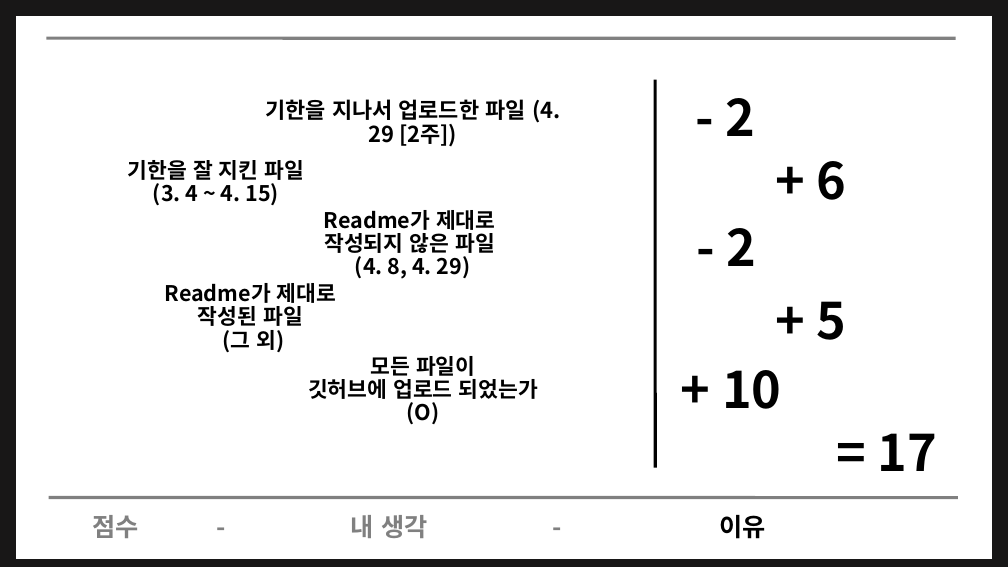
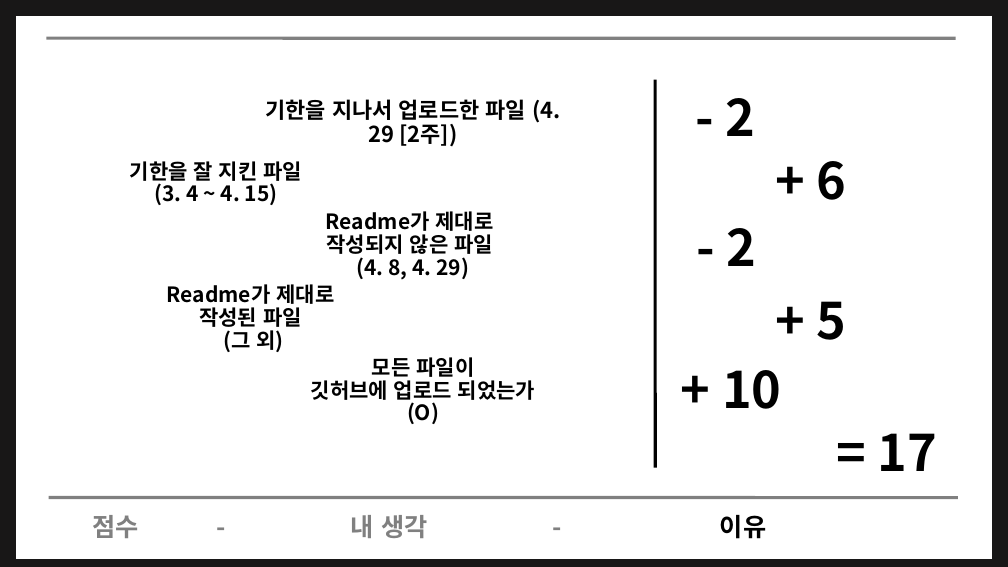
Before and after one commit to 20Sangwoo/-, a slide deck: slide 16 of 202084779 조상우 모바일앱개발.pptx (slide 14 before the commit). Drawn at 1008x567 pixels with LibreOffice and Linux fonts; fonts in the diff are those of the drawing. Boxes give left, top, right and bottom in pixels: in the first picture for what was removed or moved away, otherwise in the second. Text is boxed around its words. In the diff, an @@ line names an element or a change of style, - is before the commit and + after.

Commit message:
Add files via upload

```diff
--- a/202084779 조상우 모바일앱개발.pptx
+++ b/202084779 조상우 모바일앱개발.pptx
@@ size 20.5 to 20 pt in 4 elements at [130,158,303,205], [326,211,494,279], [167,284,334,352], [311,357,535,424] @@
```
Also in this commit, not shown: 2 slides added.
